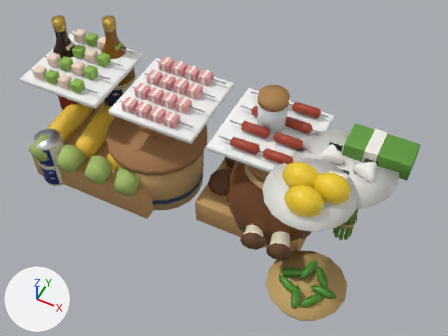
The Blender file blender/cubbystock.blend: old version first, new version second.
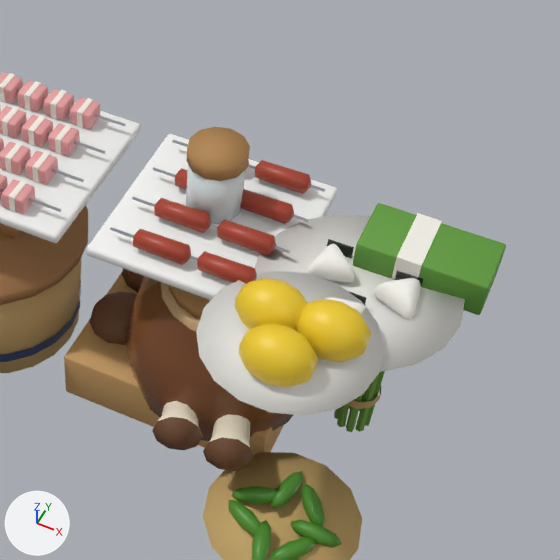
There are two pictures of each version: one whole from a 50 mm camera at (0.54, -0.743, 1.389) aimed at (0.064, 0.21, 0.199), one close up on the part from 36% to 100% of the width and 6% to 91% of the height. The lights are fixed; the arrows at lower left show +X, +Y and +Z. The first two pictures are the older version.

In view in the first close-up: 'StockLemon1', 'StockLemon2', 'StockLemonDish', 'StockMisoLid', 'StockMisoTub', 'StockMushroomBox', 'StockNori0', 'StockNori1', 'StockOnigiri0', 'StockOnigiri1', 'StockOnigiri2', 'StockOnigiriPlate', 'StockPickleJar', 'StockShishitoBasket', 'StockSkewerTray1', 'StockSkewerTray2', 'StockWasabiBox' and 62 more.
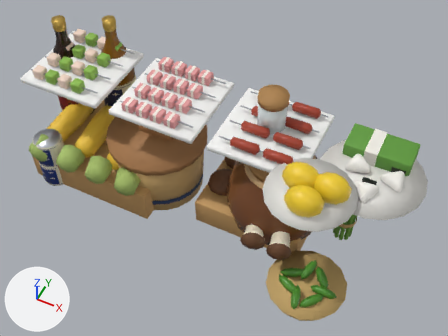
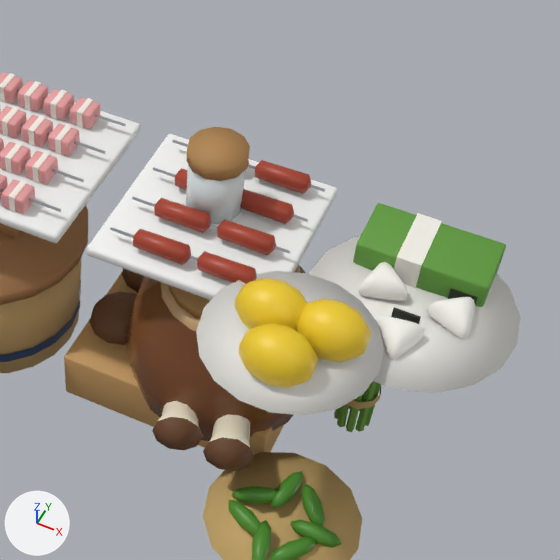
Diff of the bpy script that builds the scene:
```diff
--- a/blender/cubbystock.blend.py
+++ b/blender/cubbystock.blend.py
@@ ob_stockonigiriplate @@
 ob_stockonigiriplate.parent = ob_stockleft
-ob_stockonigiriplate.location = (0.36, 0.24, 0.3)
+ob_stockonigiriplate.location = (0.425, 0.24, 0.3)
@@ ob_stockonigiri0 @@
 ob_stockonigiri0.parent = ob_stockleft
-ob_stockonigiri0.location = (0.32, 0.26, 0.325)
+ob_stockonigiri0.location = (0.385, 0.26, 0.325)
 ob_stockonigiri0.rotation_euler = (0.0, 0.0, 0.3)  # degrees (0, 0, 17)
@@ ob_stocknori0 @@
 ob_stocknori0.parent = ob_stockleft
-ob_stocknori0.location = (0.32, 0.29, 0.319)
+ob_stocknori0.location = (0.385, 0.29, 0.319)
@@ ob_stockonigiri1 @@
 ob_stockonigiri1.parent = ob_stockleft
-ob_stockonigiri1.location = (0.41, 0.25, 0.325)
+ob_stockonigiri1.location = (0.475, 0.25, 0.325)
 ob_stockonigiri1.rotation_euler = (0.0, 0.0, -0.4)  # degrees (0, 0, -23)
@@ ob_stocknori1 @@
 ob_stocknori1.parent = ob_stockleft
-ob_stocknori1.location = (0.41, 0.281, 0.319)
+ob_stocknori1.location = (0.475, 0.281, 0.319)
@@ ob_stockonigiri2 @@
 ob_stockonigiri2.parent = ob_stockleft
-ob_stockonigiri2.location = (0.36, 0.19, 0.325)
+ob_stockonigiri2.location = (0.425, 0.19, 0.325)
 ob_stockonigiri2.rotation_euler = (0.0, 0.0, 1.2)  # degrees (0, 0, 69)
```

Location of each change, (x1, y1, x2, y2) in pixels of the close-ups (560 x 560 px):
'StockOnigiriPlate', moved
    before: (255, 214, 465, 372)
    after: (309, 235, 520, 393)
'StockOnigiri1', moved
    before: (373, 278, 421, 320)
    after: (427, 297, 475, 339)
'StockOnigiri0', moved
    before: (306, 244, 355, 283)
    after: (358, 262, 407, 301)
'StockOnigiri2', moved
    before: (325, 297, 369, 314)
    after: (376, 316, 424, 360)
'StockNori1', moved
    before: (395, 271, 423, 286)
    after: (448, 288, 478, 304)
'StockNori0', moved (not visible afterwards)
    before: (327, 239, 354, 258)
